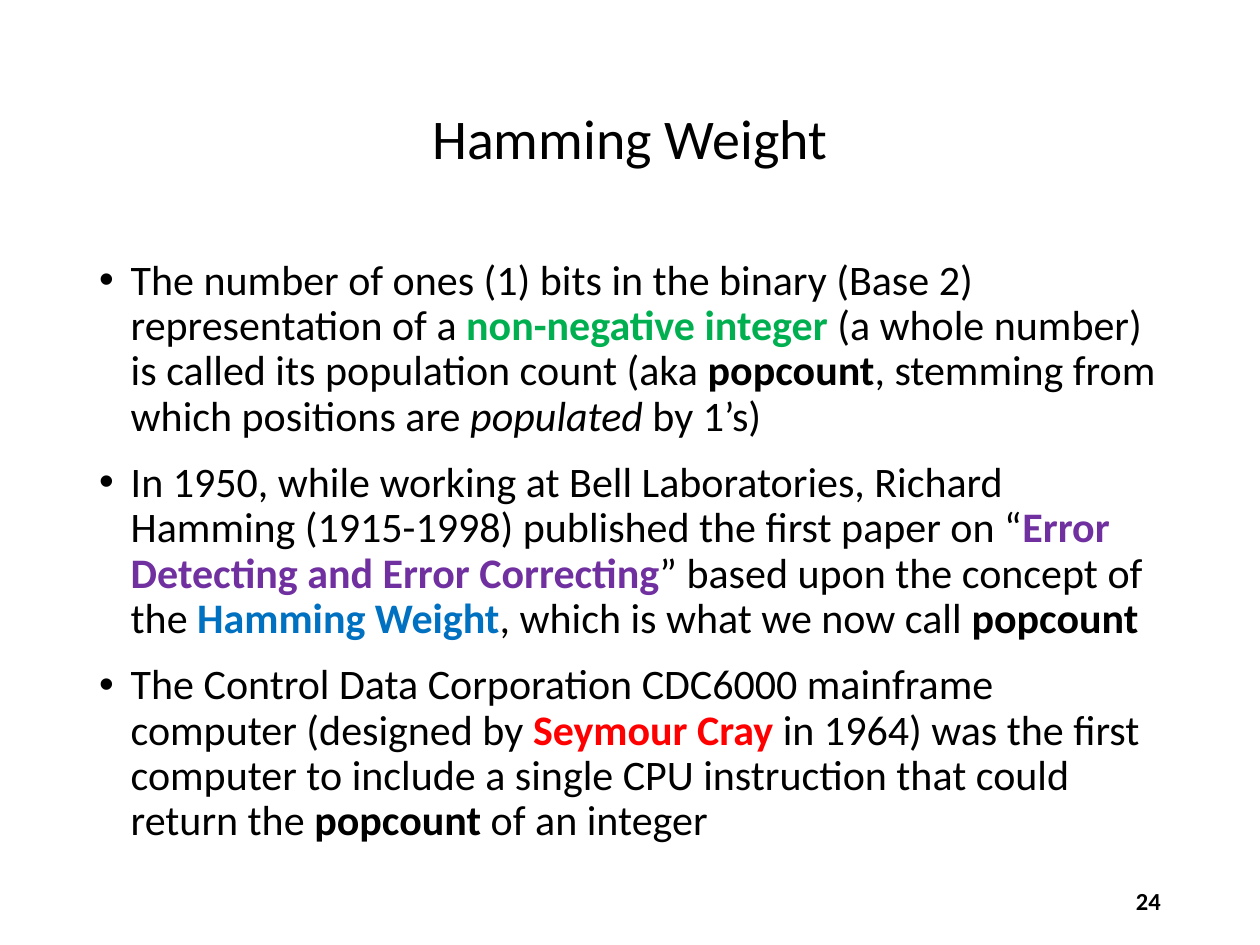
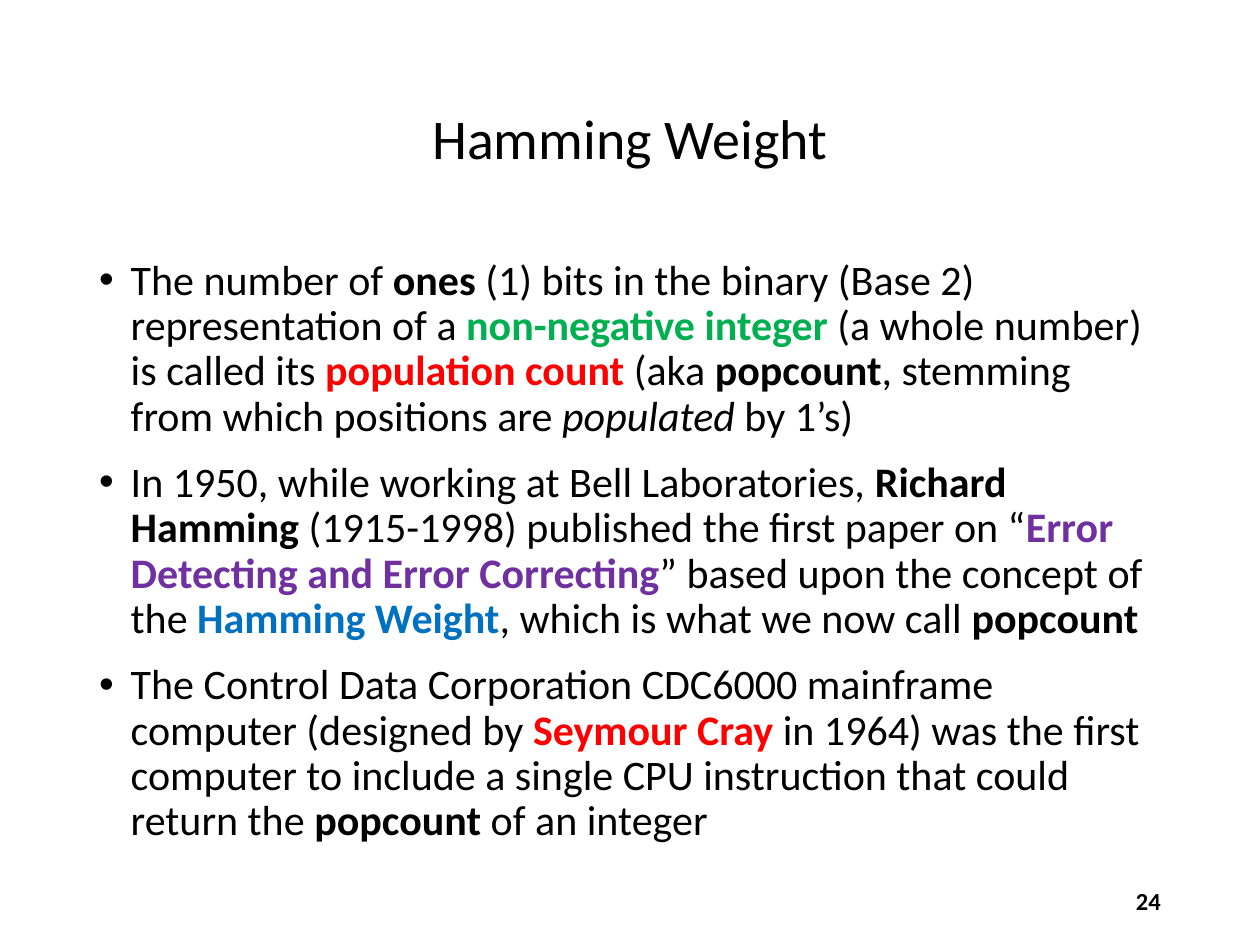
Before and after one commit to dbiersach/scicomp101, a slide deck: slide 24 of Session 04 - Algorithms/Session 04 - Algorithms.pptx. Drawn at 1260x945 pixels with LibreOffice and Linux fonts; fonts in the diff are those of the drawing. Boxes give left, top, right and bottom in pixels: in the first picture for what was removed or moved away, otherwise in the second. Text is boxed around its words. In the diff, an @@ line names an element or a change of style, - is before the commit and + after.

```diff
--- a/Session 04 - Algorithms/Session 04 - Algorithms.pptx
+++ b/Session 04 - Algorithms/Session 04 - Algorithms.pptx
@@ text at (131,264,1143,640): text colour #000000 to #FF0000 in "population count"; bold on in "ones population count", "Richard Hamming" @@
```
Also in this commit, not shown: 12 other slides changed, 2 other files.
